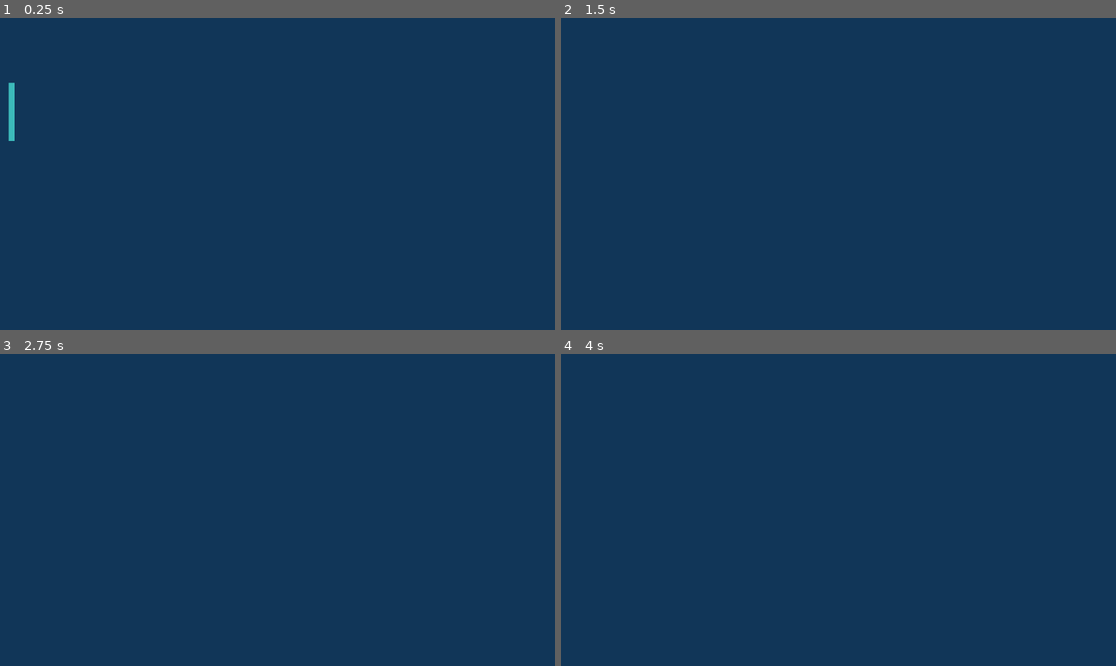
Above: before the commit, frames 1-4 (two rows, left to right).
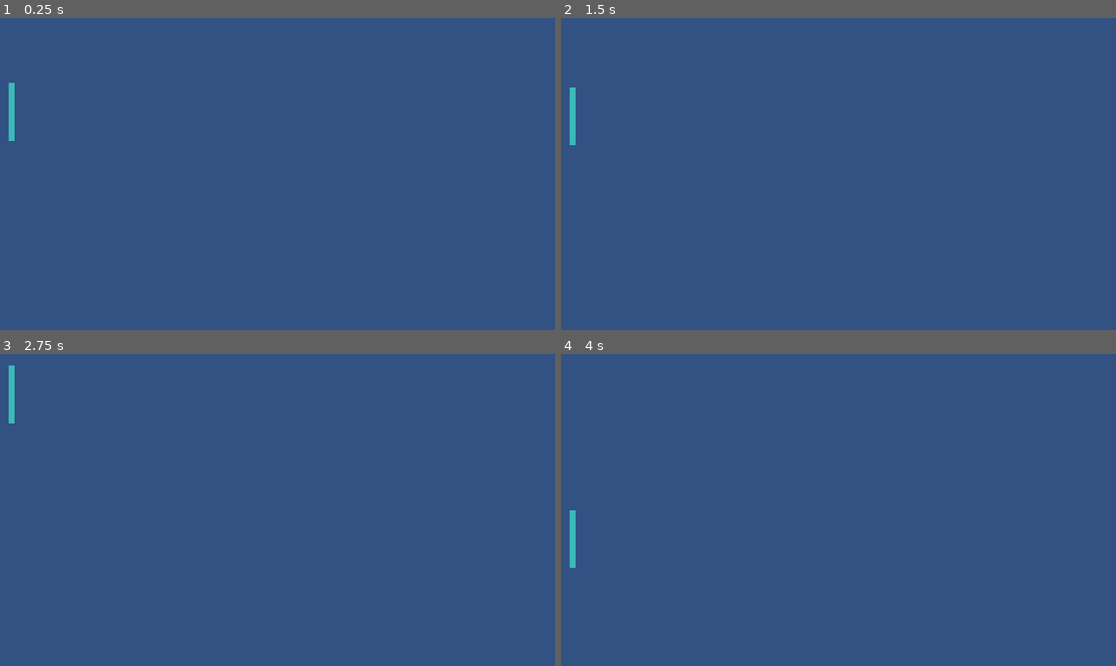
Above: after the commit, the same moments.

Repository: bokubeam/godot-pong
Game: Godot game, scene res://level.tscn
Two runs of this game, one before a commit and one after it. Both use one fixed random seed, a clock stepped at 60 frames per second and the inputs below.
Inputs:
- Up to frame 1 (0.25 s): no input
- Up to frame 2 (1.5 s): tap Enter at 0.5 s; hold W (player_1_move_up) 0.53-1.28 s; tap Space at 1.25 s; hold R (player_1_move_down) from 1.28 s (still down)
- Up to frame 3 (2.75 s): tap Enter at 2 s; release R (player_1_move_down) at 2.03 s; hold W (player_1_move_up) from 2.03 s (still down)
- Up to frame 4 (4 s): tap Space at 2.75 s; tap Enter at 3.5 s; release W (player_1_move_up) at 3.53 s; hold R (player_1_move_down) from 3.53 s (still down)

The runs differ from the first frame. In frame 1, 100% of the frame differs, in the area x 0-100%, y 0-100%; in frame 2, 100%; in frame 3, 100%; in frame 4, 100%.

Commit message:
Add play area with background and collisions

Diff:
--- a/level.tscn
+++ b/level.tscn
@@ -1,11 +1,31 @@
-[gd_scene load_steps=3 format=3 uid="uid://bwv17nowcoayb"]
+[gd_scene load_steps=7 format=3 uid="uid://bwv17nowcoayb"]
 
 [ext_resource type="Script" path="res://paddle.gd" id="1_tptul"]
 
 [sub_resource type="RectangleShape2D" id="RectangleShape2D_ll46o"]
 size = Vector2(20, 200)
 
+[sub_resource type="RectangleShape2D" id="RectangleShape2D_6xbuw"]
+size = Vector2(2482, 223)
+
+[sub_resource type="RectangleShape2D" id="RectangleShape2D_m8820"]
+size = Vector2(2564.5, 322.5)
+
+[sub_resource type="RectangleShape2D" id="RectangleShape2D_dnkwo"]
+size = Vector2(324, 1085)
+
+[sub_resource type="RectangleShape2D" id="RectangleShape2D_nyshk"]
+size = Vector2(288, 1191)
+
 [node name="Level" type="Node2D"]
+
+[node name="Camera2D" type="Camera2D" parent="."]
+position = Vector2(960, 540)
+
+[node name="PlayArea" type="ColorRect" parent="."]
+offset_right = 1920.0
+offset_bottom = 1080.0
+color = Color(0.193992, 0.321258, 0.510972, 1)
 
 [node name="Paddle" type="CharacterBody2D" parent="."]
 position = Vector2(40, 325)
@@ -28,3 +48,27 @@
 grow_vertical = 2
 color = Color(0.2336, 0.73, 0.73, 1)
 metadata/_edit_use_anchors_ = true
+
+[node name="TopWall" type="StaticBody2D" parent="."]
+
+[node name="CollisionShape2D" type="CollisionShape2D" parent="TopWall"]
+position = Vector2(948, -111.5)
+shape = SubResource("RectangleShape2D_6xbuw")
+
+[node name="BottomWall" type="StaticBody2D" parent="."]
+
+[node name="CollisionShape2D" type="CollisionShape2D" parent="BottomWall"]
+position = Vector2(933, 1241)
+shape = SubResource("RectangleShape2D_m8820")
+
+[node name="LeftWall" type="StaticBody2D" parent="."]
+
+[node name="CollisionShape2D" type="CollisionShape2D" parent="LeftWall"]
+position = Vector2(-162, 538.5)
+shape = SubResource("RectangleShape2D_dnkwo")
+
+[node name="RightWall" type="StaticBody2D" parent="."]
+
+[node name="CollisionShape2D" type="CollisionShape2D" parent="RightWall"]
+position = Vector2(2064, 590)
+shape = SubResource("RectangleShape2D_nyshk")
